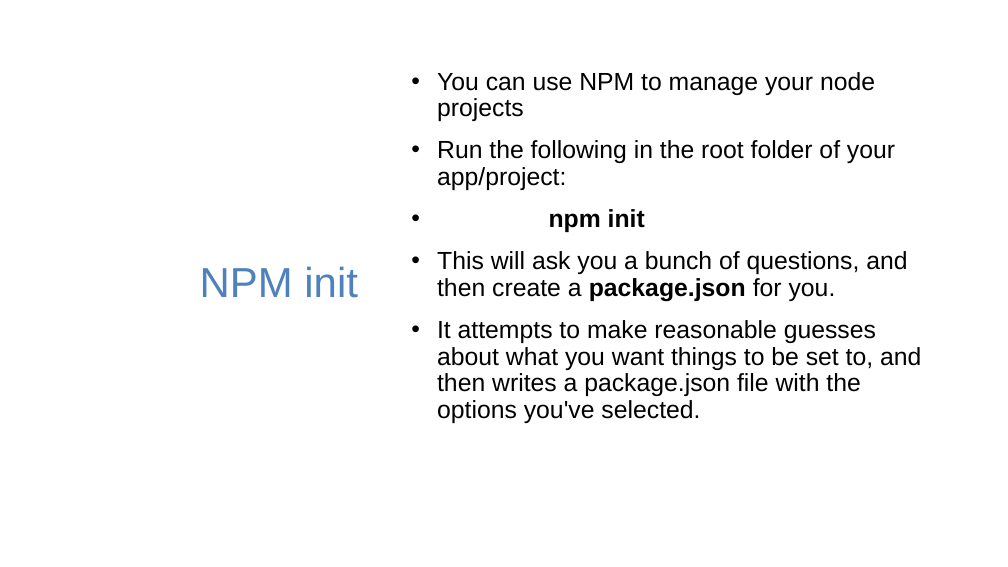
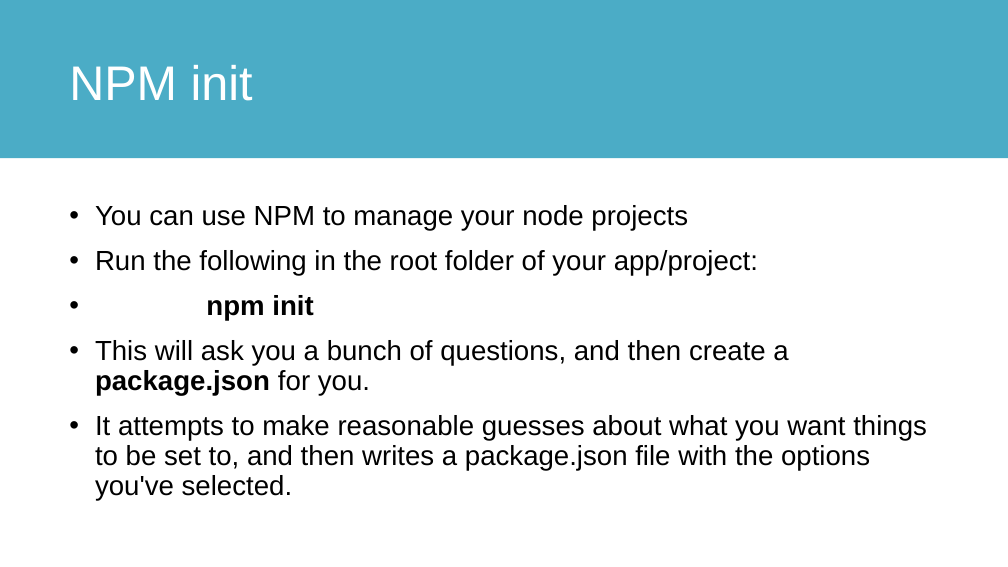
Before and after one commit to diarmuidoconnor/ict-2021, a slide deck: slide 5 of topic09/talk-1/node-2020.pptx. Drawn at 1008x567 pixels with LibreOffice and Linux fonts; fonts in the diff are those of the drawing. Boxes give left, top, right and bottom in pixels: in the first picture for what was removed or moved away, otherwise in the second. Text is boxed around its words. In the diff, an @@ line names an element or a change of style, - is before the commit and + after.

```diff
--- a/topic09/talk-1/node-2020.pptx
+++ b/topic09/talk-1/node-2020.pptx
@@ rectangle added at (x1=0, y1=0, x2=1008, y2=158), fill #4BACC6 @@
@@ title "NPM init" moved from (x1=200, y1=266, x2=358, y2=298) to (x1=69, y1=65, x2=253, y2=101) @@
@@ title "NPM init" at (x1=69, y1=65, x2=253, y2=101): size 44 to 51 pt, text colour #4F81BD to #FFFFFF; alignment right to left @@
@@ text "You can use NPM to ..." moved from (x1=437, y1=72, x2=921, y2=423) to (x1=95, y1=205, x2=927, y2=500) @@
@@ text "You can use NPM to ..." at (x1=95, y1=205, x2=927, y2=500): size 26 to 29 pt; vertical alignment middle to top @@
```
Also in this commit, not shown: 6 other slides changed, 9 other files.
